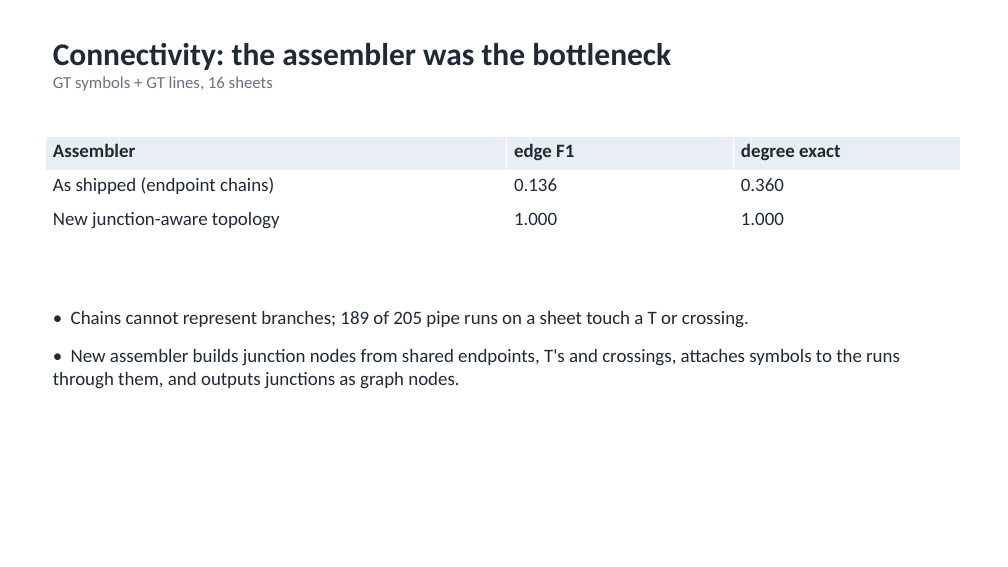
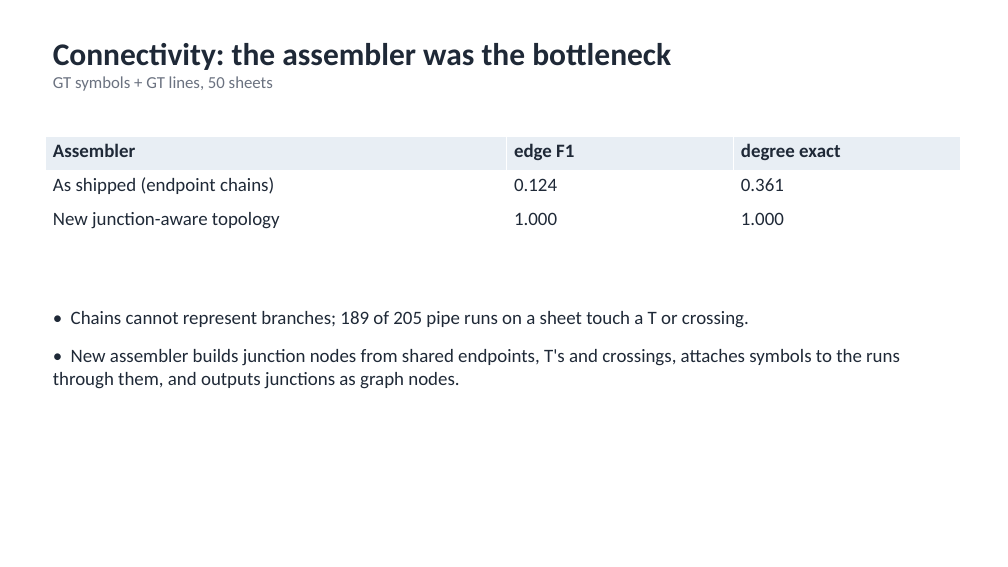
Before and after one commit to WeiKangda/PnIDAgent, a slide deck: slide 7 of weekly_update/2026-09-21_pipeline_accuracy_update.pptx. Drawn at 1008x567 pixels with LibreOffice and Linux fonts; fonts in the diff are those of the drawing. Boxes give left, top, right and bottom in pixels: in the first picture for what was removed or moved away, otherwise in the second. Text is boxed around its words. In the diff, an @@ line names an element or a change of style, - is before the commit and + after.

```diff
--- a/weekly_update/2026-09-21_pipeline_accuracy_update.pptx
+++ b/weekly_update/2026-09-21_pipeline_accuracy_update.pptx
@@ text at <box>53,76,273,91</box>: text changed @@
-GT symbols + GT lines, 16 sheets
+GT symbols + GT lines, 50 sheets
@@ table at <box>45,136,960,238</box> @@
-row 2, column 2: 0.136
+row 2, column 2: 0.124
-row 2, column 3: 0.360
+row 2, column 3: 0.361
```
Also in this commit, not shown: 3 other slides changed, 1 other file.
